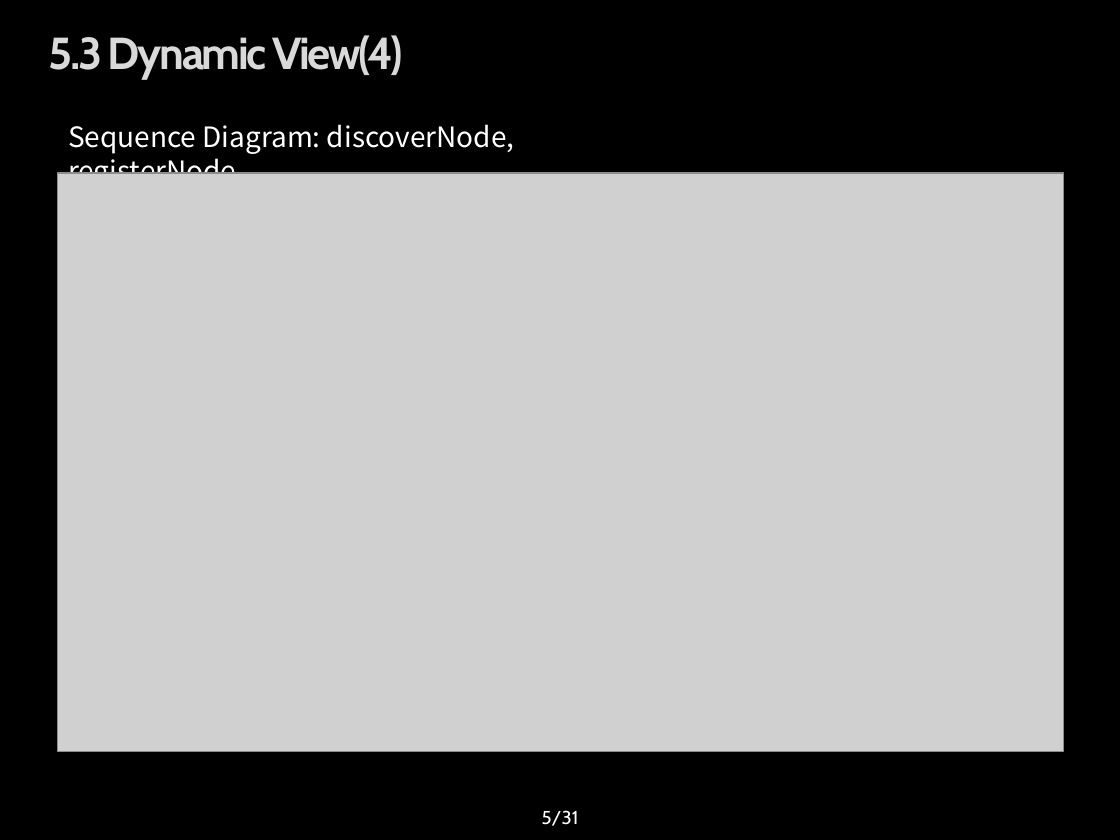
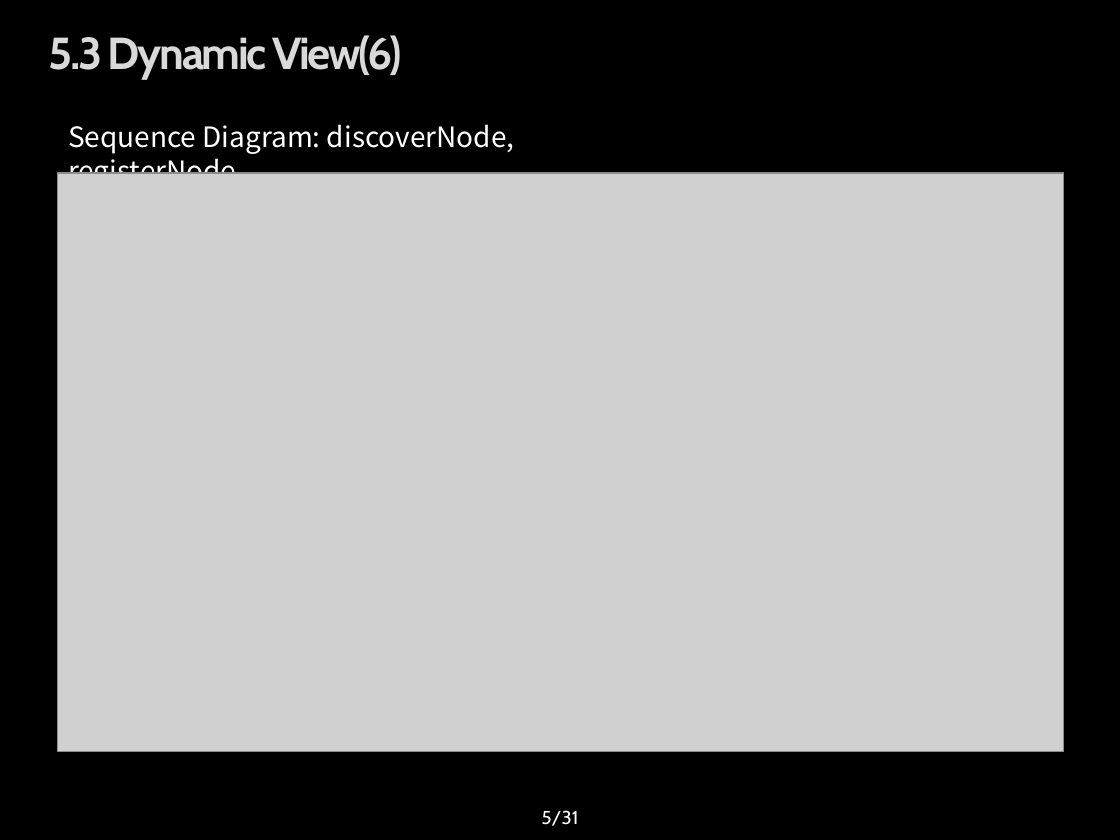
Before and after one commit to youkkwon/smarthome, a slide deck: slide 5 of doc/dynamic view 150616_communication_dgm.pptx. Drawn at 1120x840 pixels with LibreOffice and Linux fonts; fonts in the diff are those of the drawing; grey boxes stand for pictures; background and template pictures are left out. Boxes give left, top, right and bottom in pixels: in the first picture for what was removed or moved away, otherwise in the second. Text is boxed around its words. In the diff, an @@ line names an element or a change of style, - is before the commit and + after.

```diff
--- a/doc/dynamic view 150616_communication_dgm.pptx
+++ b/doc/dynamic view 150616_communication_dgm.pptx
@@ title at (49,35,402,79): text changed @@
-5.3 Dynamic View(4)
+5.3 Dynamic View(6)
```
Also in this commit, not shown: 4 other slides changed.
